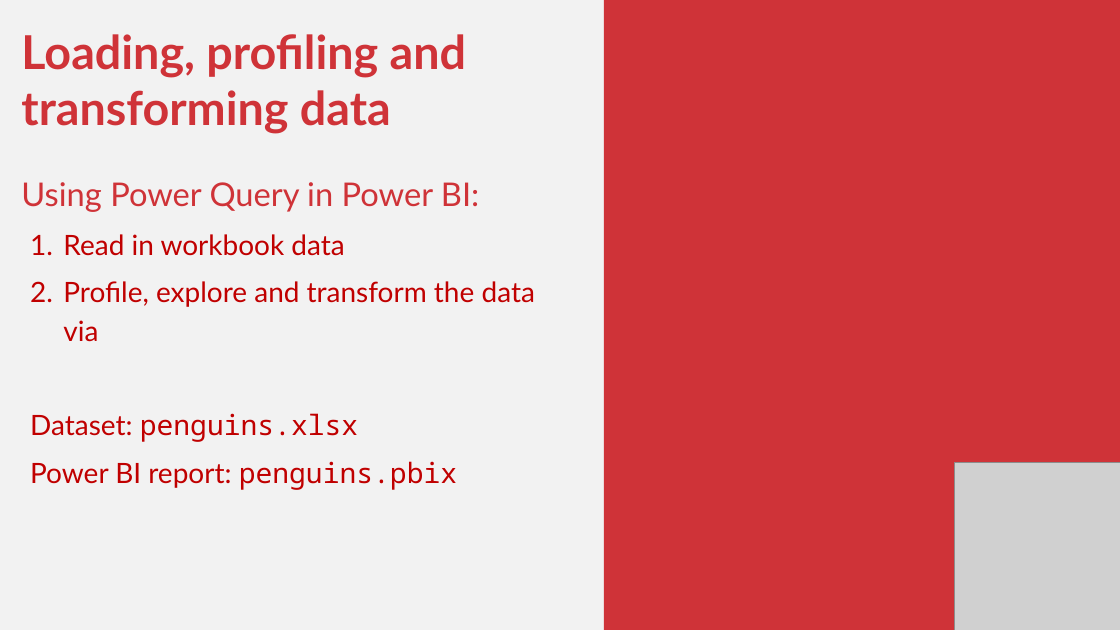
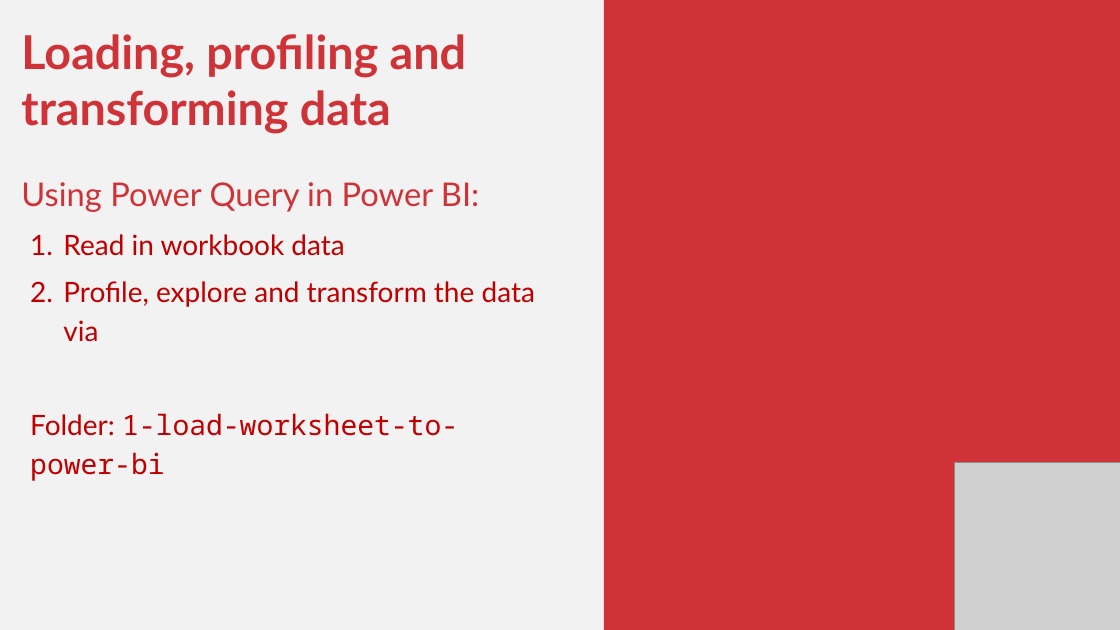
Before and after one commit to stringfestdata/first-steps-power-bi-for-excel-users, a slide deck: slide 4 of first-steps-with-power-bi-for-excel-users.pptx. Drawn at 1120x630 pixels with LibreOffice and Linux fonts; fonts in the diff are those of the drawing; grey boxes stand for pictures. Boxes give left, top, right and bottom in pixels: in the first picture for what was removed or moved away, otherwise in the second. Text is boxed around its words. In the diff, an @@ line names an element or a change of style, - is before the commit and + after.

```diff
--- a/first-steps-with-power-bi-for-excel-users.pptx
+++ b/first-steps-with-power-bi-for-excel-users.pptx
@@ text at (30, 413, 458, 481): text changed @@
-Dataset: penguins.xlsx
-Power BI report: penguins.pbix
+Folder: 1-load-worksheet-to-power-bi
```
Also in this commit, not shown: 2 other slides changed, 2 slides added, 1 slide removed, 20 other files.
